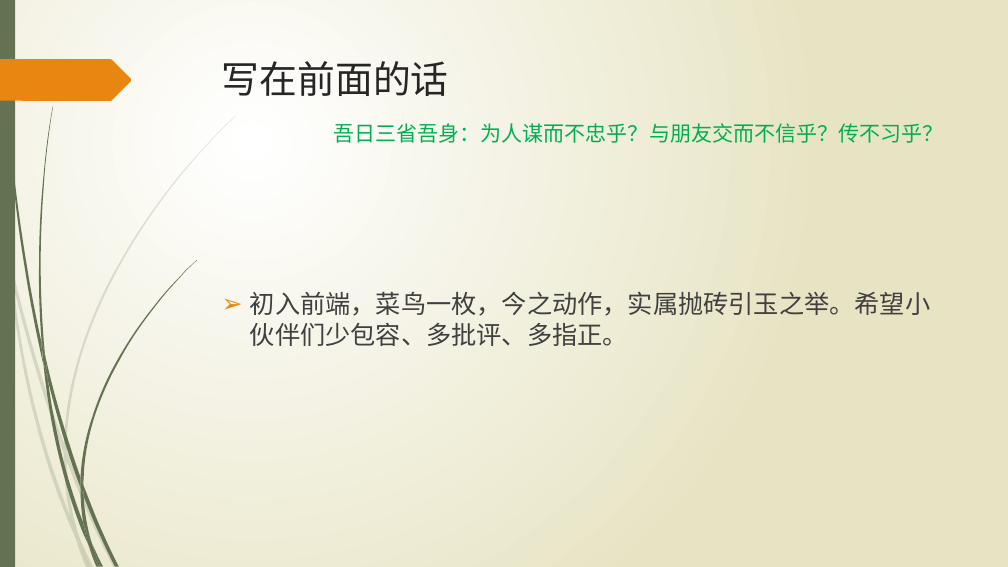
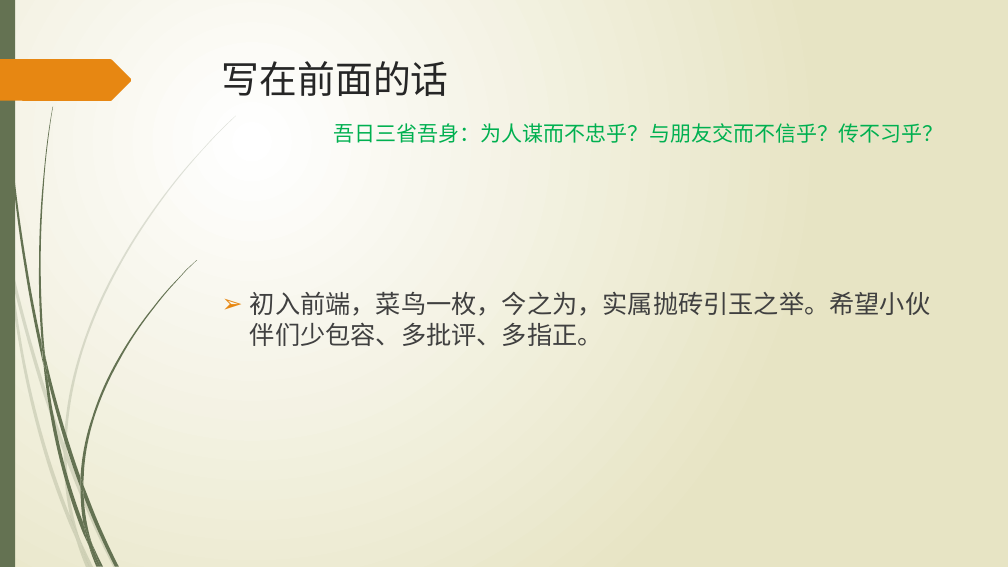
Before and after one commit to wangweihui/sassdemo, a slide deck: slide 2 of SASS愈行愈远.pptx. Drawn at 1008x567 pixels with LibreOffice and Linux fonts; fonts in the diff are those of the drawing. Boxes give left, top, right and bottom in pixels: in the first picture for what was removed or moved away, otherwise in the second. Text is boxed around its words. In the diff, an @@ line names an element or a change of style, - is before the commit and + after.

```diff
--- a/SASS愈行愈远.pptx
+++ b/SASS愈行愈远.pptx
@@ text at bbox=[250, 292, 930, 346]: text changed @@
-➢ 初入前端，菜鸟一枚，今之动作，实属抛砖引玉之举。希望小伙伴们少包容、多批评、多指正。
+➢ 初入前端，菜鸟一枚，今之为，实属抛砖引玉之举。希望小伙伴们少包容、多批评、多指正。
```
